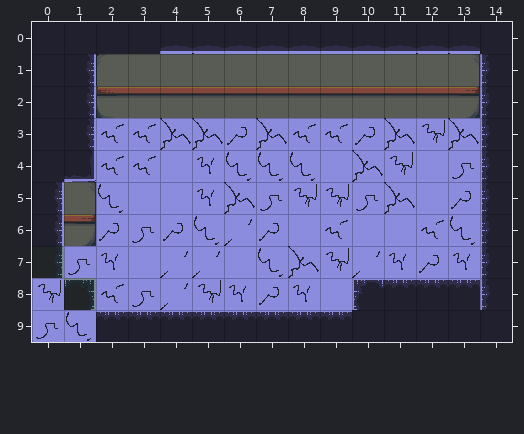
Level history. Tiled map: Source/Exported/Environment/Tilemaps/MainOffice.tmx. This is how it looked before the edit.
Cells are 32x32 px. Shown: x 0..14, y 0..9. Tiles whose own drawing changed are shown in their newer look in all pictures.
The same view after the edit:
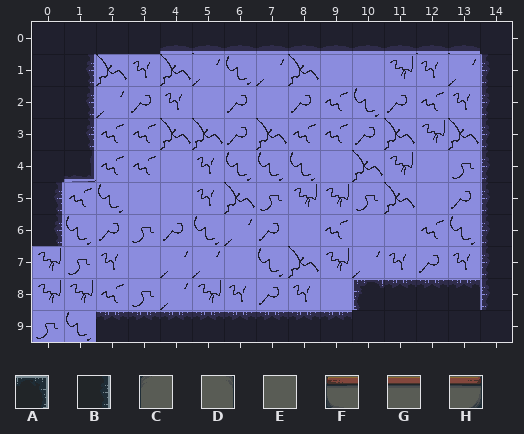
Key: from "BaseTiles": A 19, B 34, C 62, D 64, E 78, F 92, G 93, H 94.
_ is an empty cell.
Difference:
Layer "roomborders":
The author cleared tile A in row 8 at x 1.
The author cleared tile B in row 7 at x 0.
Layer "wall":
The author cleared tile C in row 1 at x 2.
The author cleared tile D in row 1 at x 13; in row 5 at x 1.
The author cleared tile E in row 1 at x 3 to 12.
The author cleared tile F in row 2 at x 2.
The author cleared tile G in row 2 at x 3 to 12.
The author cleared tile H in row 2 at x 13; in row 6 at x 1.
